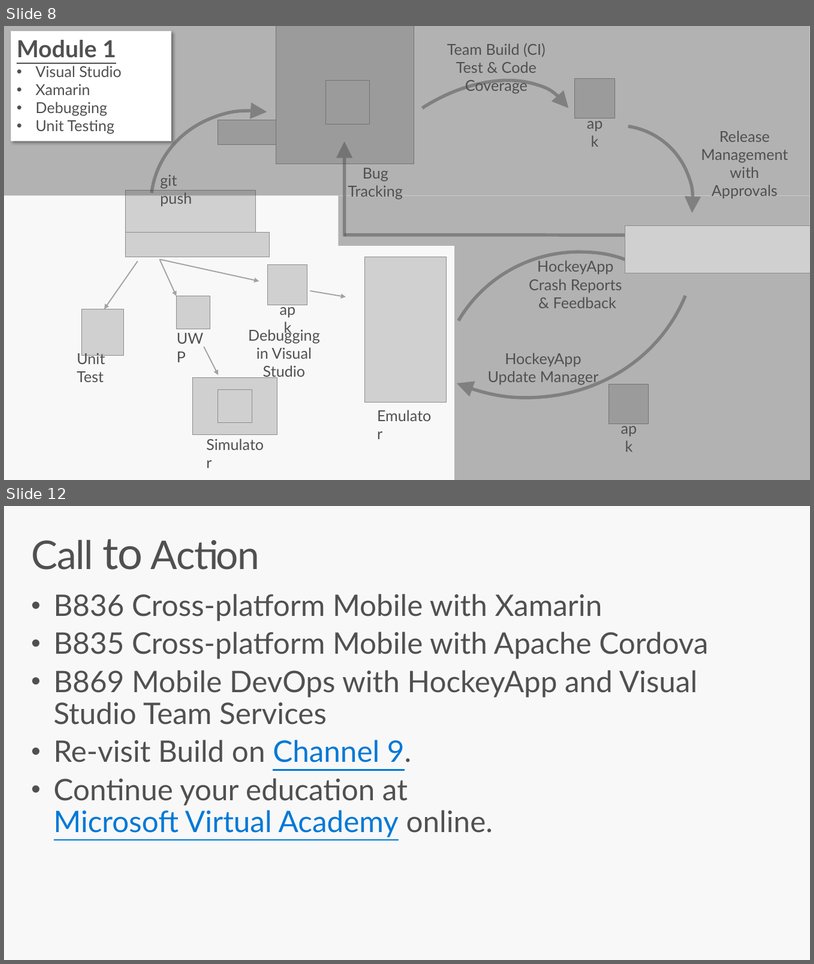
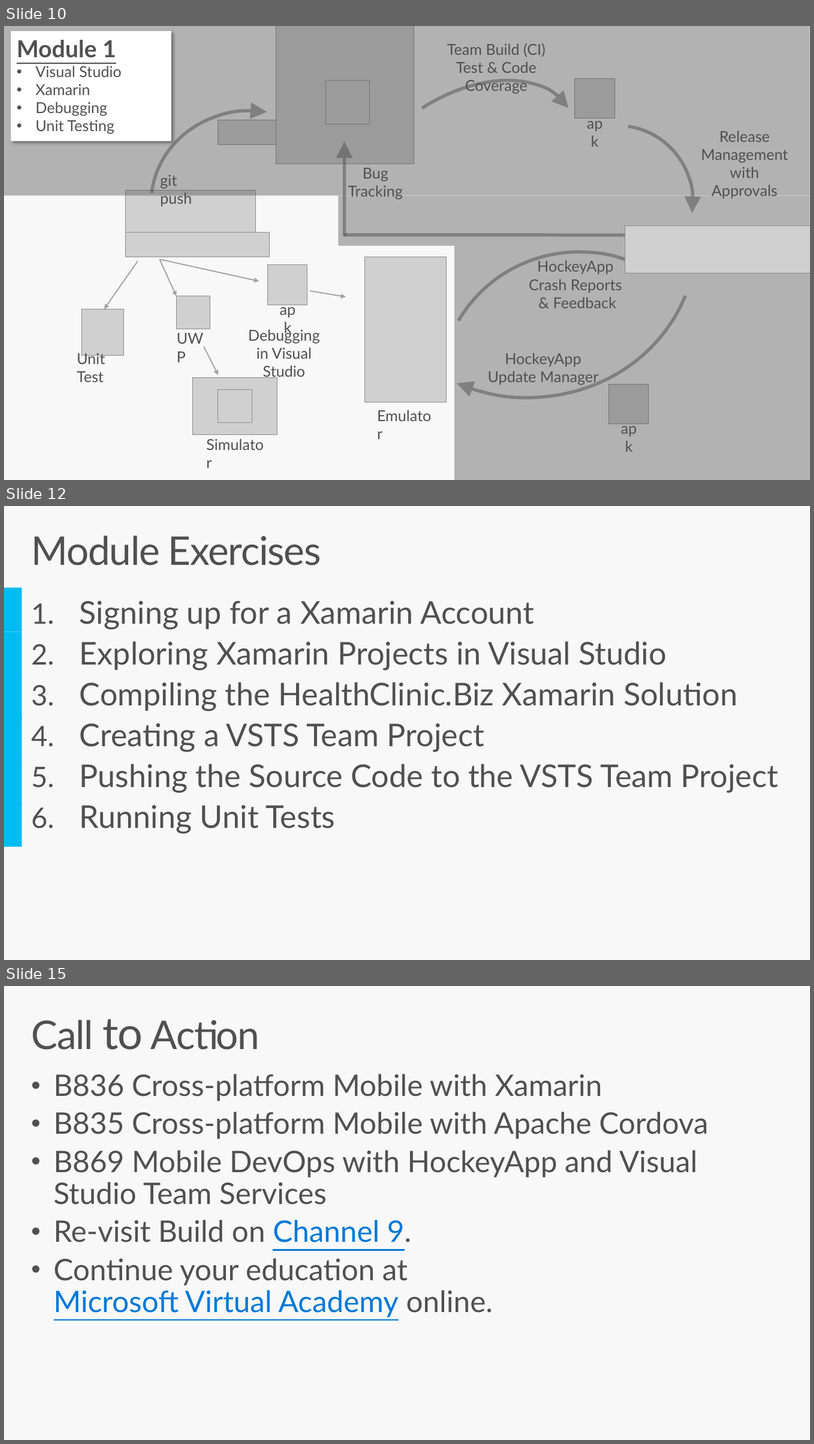
Before and after one commit to sriramdasbalaji/CodeLabs-MobileDevOps, a slide deck: Module1-Xamarin/Slides/Mobile DevOps Module 1.pptx. Shown one above the other, each under a label of ours: slides 8 and 12 before the commit, slides 10, 12 and 15 after it; the slides between them are not shown. The pictures are 814x964 and 814x1444 pixels, drawn with LibreOffice and Linux fonts; fonts in the diff are those of the drawing; grey boxes stand for pictures. Boxes give left, top, right and bottom in pixels: in the first picture for what was removed or moved away, otherwise in the second. Text is boxed around its words. In the diff, an @@ line names an element or a change of style, - is before the commit and + after.

Commit message:
Updates module1 slides

```diff
--- a/Module1-Xamarin/Slides/Mobile DevOps Module 1.pptx
+++ b/Module1-Xamarin/Slides/Mobile DevOps Module 1.pptx
@@ slide 12 added at (x1=4, y1=506, x2=810, y2=960), background #F8F8F8 @@
@@ title added at (x1=31, y1=535, x2=321, y2=565), 48 pt, text #505050 @@
+Module Exercises
@@ rectangle added at (x1=4, y1=587, x2=22, y2=632), fill #00BCF2 @@
@@ text added at (x1=80, y1=601, x2=779, y2=834), 38 pt, text #505050 @@
+1. Signing up for a Xamarin Account
+2. Exploring Xamarin Projects in Visual Studio
+3. Compiling the HealthClinic.Biz Xamarin Solution
+4. Creating a VSTS Team Project
+5. Pushing the Source Code to the VSTS Team Project
+6. Running Unit Tests
@@ rectangle added at (x1=4, y1=632, x2=22, y2=676), fill #00BCF2 @@
@@ rectangle added at (x1=4, y1=676, x2=22, y2=720), fill #00BCF2 @@
@@ rectangle added at (x1=4, y1=716, x2=22, y2=760), fill #00BCF2 @@
@@ rectangle added at (x1=4, y1=759, x2=22, y2=804), fill #00BCF2 @@
@@ rectangle added at (x1=4, y1=802, x2=22, y2=846), fill #00BCF2 @@
@@ what was slide 8 is now slide 10 @@
@@ what was slide 12 is now slide 15 @@
```
Also in this commit, not shown: 3 slides changed, 3 other slides added, 1 slide removed.
